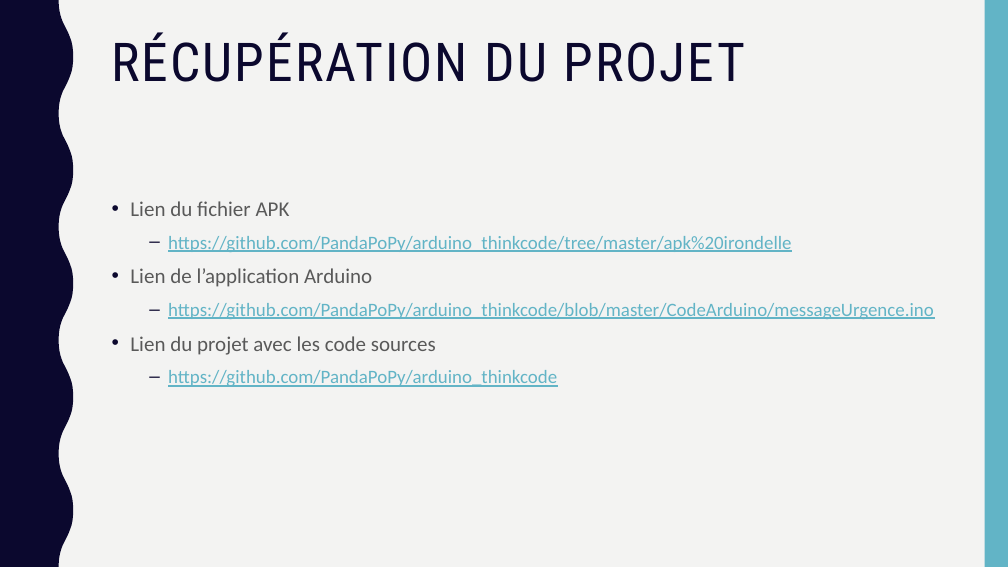
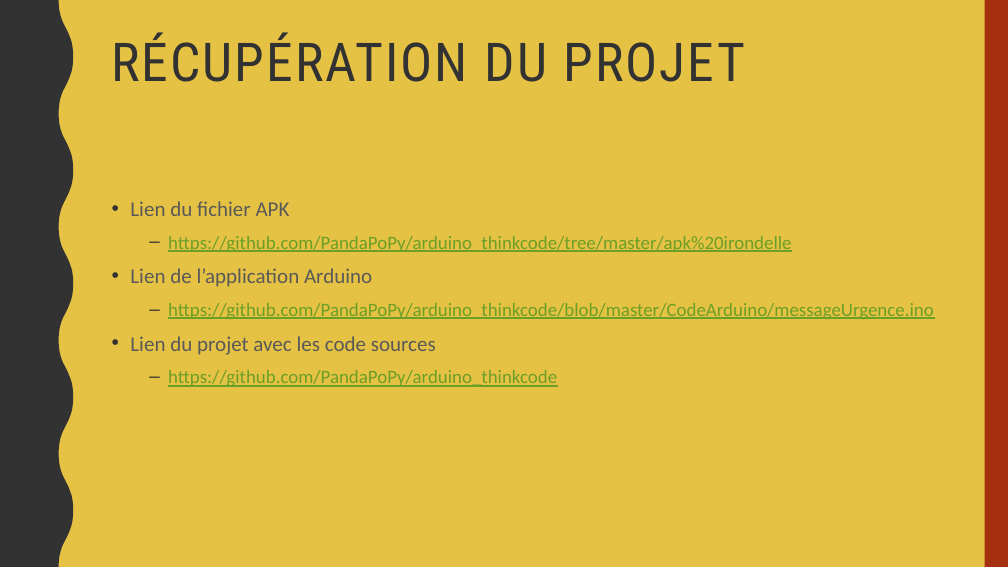
Before and after one commit to PandaPoPy/arduino_thinkcode, a slide deck: slide 13 of cours/Irondelle.pptx. Drawn at 1008x567 pixels with LibreOffice and Linux fonts; fonts in the diff are those of the drawing. Boxes give left, top, right and bottom in pixels: in the first picture for what was removed or moved away, otherwise in the second. Text is boxed around its words. In the diff, an @@ line names an element or a change of style, - is before the commit and + after.

```diff
--- a/cours/Irondelle.pptx
+++ b/cours/Irondelle.pptx
@@ background #F3F3F2 to #E5C243 @@
@@ freeform shape at (0,0,73,567): fill #0B082E to #323232 @@
@@ rectangle at (985,0,1008,567): fill #62B4C6 to #A5300F @@
@@ title "RÉCUPÉRATION DU PROJET" at (111,33,744,82): text colour #0B082E to #323232 @@
@@ text "Lien du fichier APK" at (130,201,934,387): text colour #62B4C6 to #6B9F25 in "https://github.com/PandaPoPy/arduino_thinkcode/tree/master/a ...", "https://github.com/PandaPoPy/arduino_thinkcode/blob/master/C ...", "https://github.com/PandaPoPy/arduino_thinkcode"; bullet colour #0B082E to #323232 @@
```
Also in this commit, not shown: 12 other slides changed, 9 other files.
